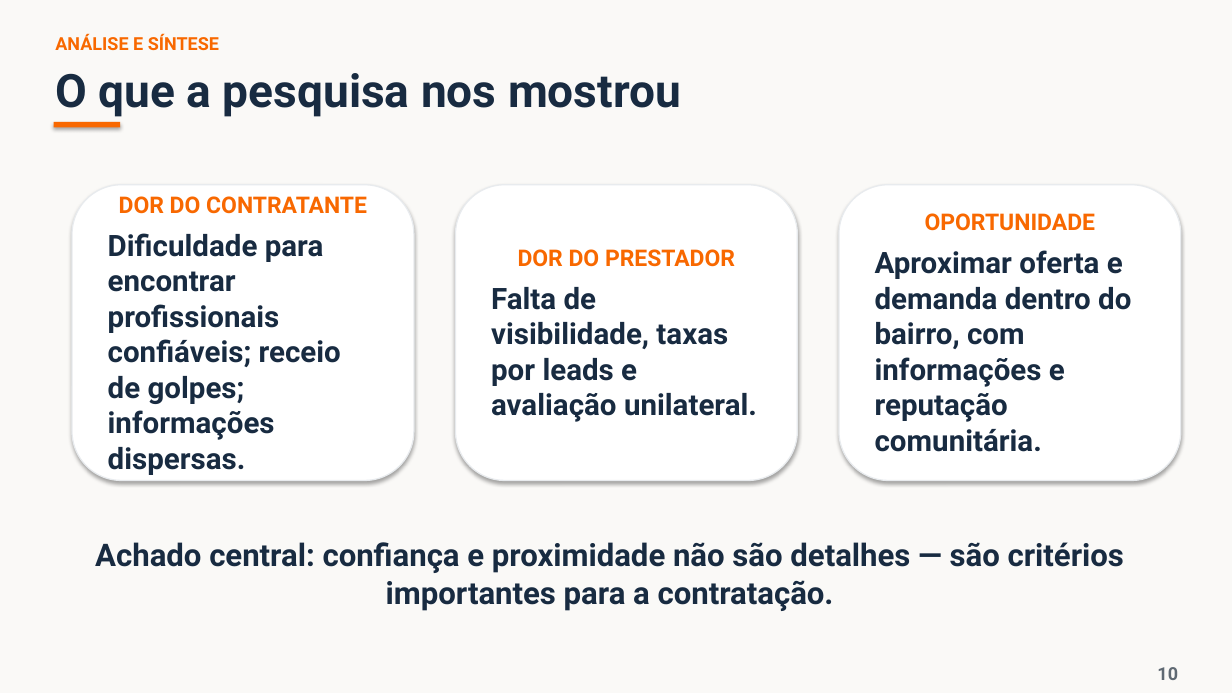
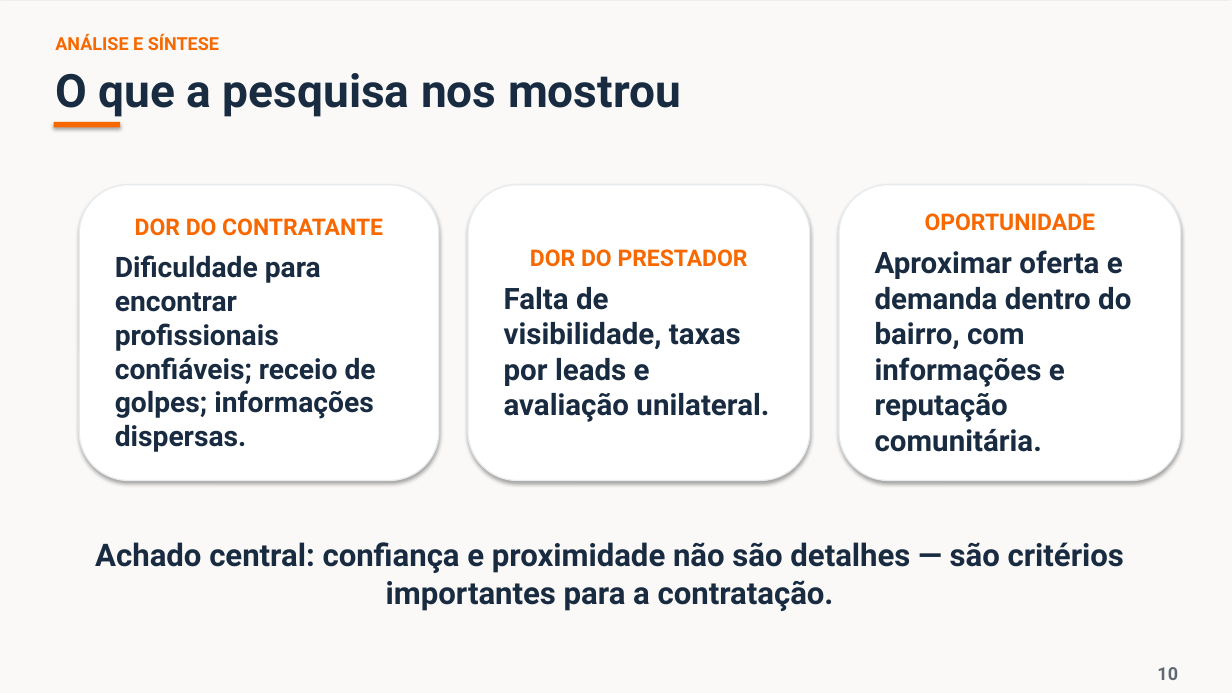
Before and after one commit to Nycollealves/documento_tcc, a slide deck: slide 10 of Apresentacao_TCC_MoviPay_Auditorio.pptx. Drawn at 1232x693 pixels with LibreOffice and Linux fonts; fonts in the diff are those of the drawing. Boxes give left, top, right and bottom in pixels: in the first picture for what was removed or moved away, otherwise in the second. Text is boxed around its words. In the diff, an @@ line names an element or a change of style, - is before the commit and + after.

```diff
--- a/Apresentacao_TCC_MoviPay_Auditorio.pptx
+++ b/Apresentacao_TCC_MoviPay_Auditorio.pptx
@@ rounded rectangle "DOR DO CONTRATANTE": place and size @@
-rounded rectangle "DOR DO CONTRATANTE" at [72, 185, 414, 481]
+rounded rectangle "DOR DO CONTRATANTE" at [79, 185, 439, 481]
@@ rounded rectangle "DOR DO PRESTADOR": place and size @@
-rounded rectangle "DOR DO PRESTADOR" at [456, 185, 798, 481]
+rounded rectangle "DOR DO PRESTADOR" at [469, 185, 811, 481]
@@ text in rounded rectangle at [115, 255, 376, 452]: size 23 to 22 pt in "Dificuldade para encontrar profissionais confiáveis; receio  ..." @@
```
Also in this commit, not shown: 8 other slides changed.
